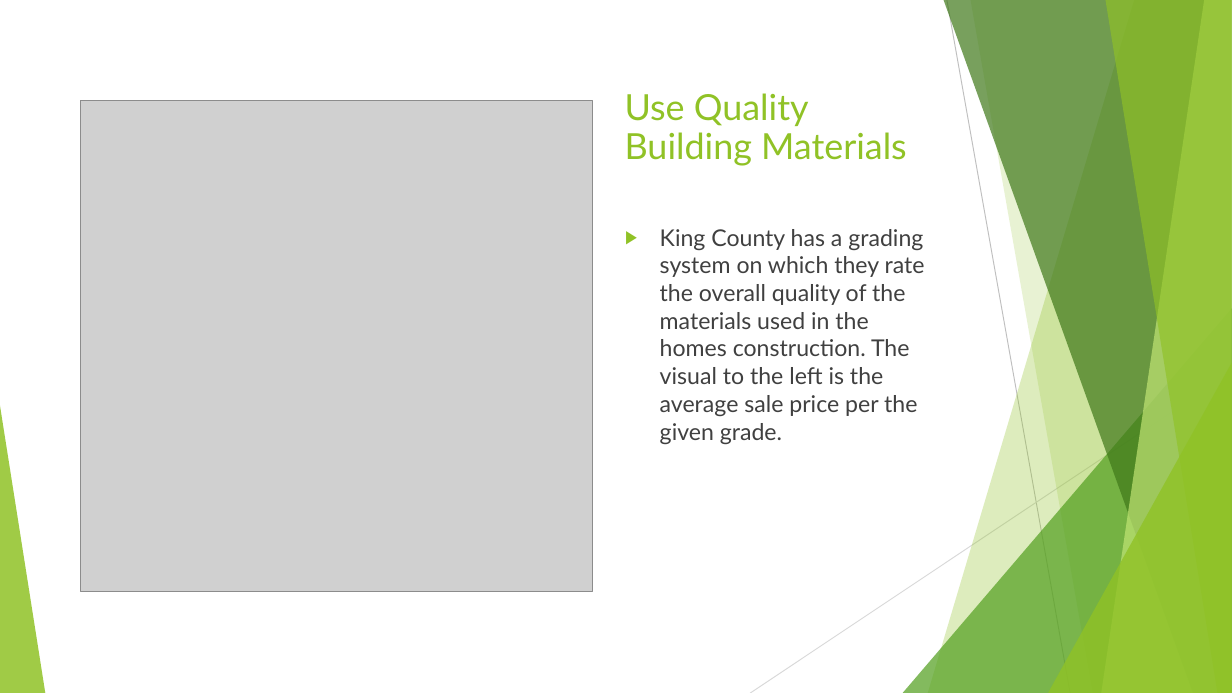
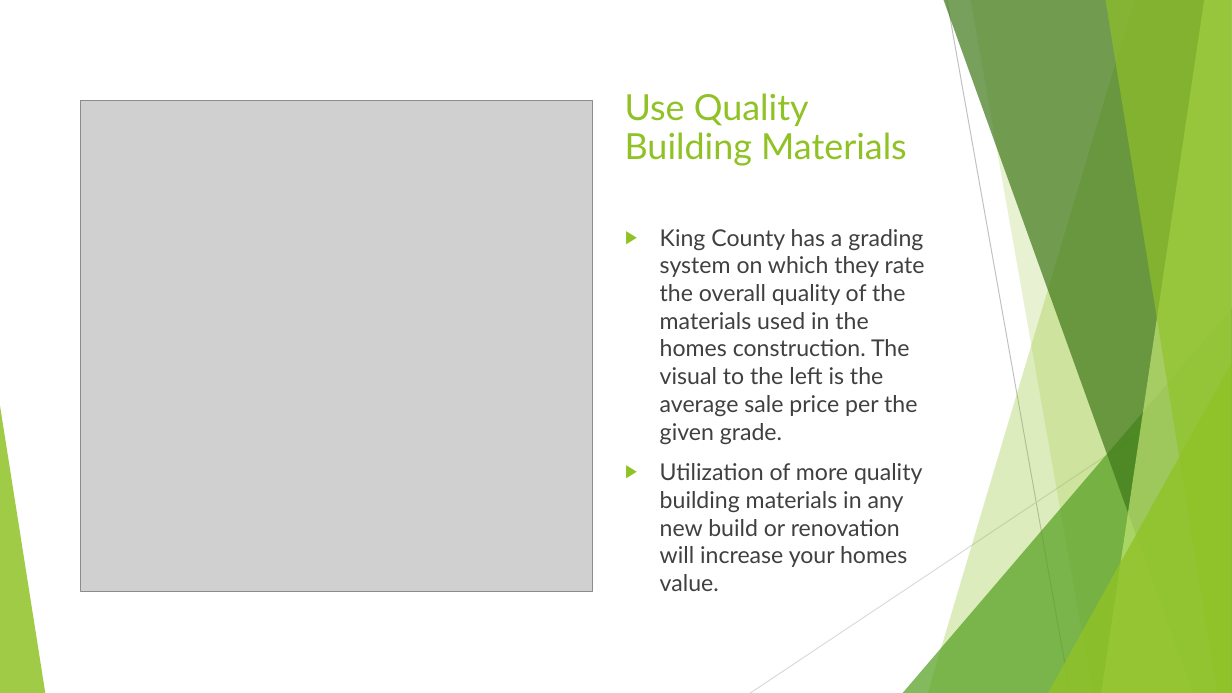
Before and after one commit to minthammock/dsc-mod-2-project-v2-1-onl01-dtsc-pt-041320, a slide deck: slide 7 of Non-Technical.pptx. Drawn at 1232x693 pixels with LibreOffice and Linux fonts; fonts in the diff are those of the drawing; grey boxes stand for pictures. Boxes give left, top, right and bottom in pixels: in the first picture for what was removed or moved away, otherwise in the second. Text is boxed around its words. In the diff, an @@ line names an element or a change of style, - is before the commit and + after.

```diff
--- a/Non-Technical.pptx
+++ b/Non-Technical.pptx
@@ text at (660, 463, 922, 591): paragraph added @@
+▶ Utilization of more quality building materials in any new build or renovation will increase your homes value.
```
Also in this commit, not shown: 2 other slides changed, 1 slide added, 1 other file.
